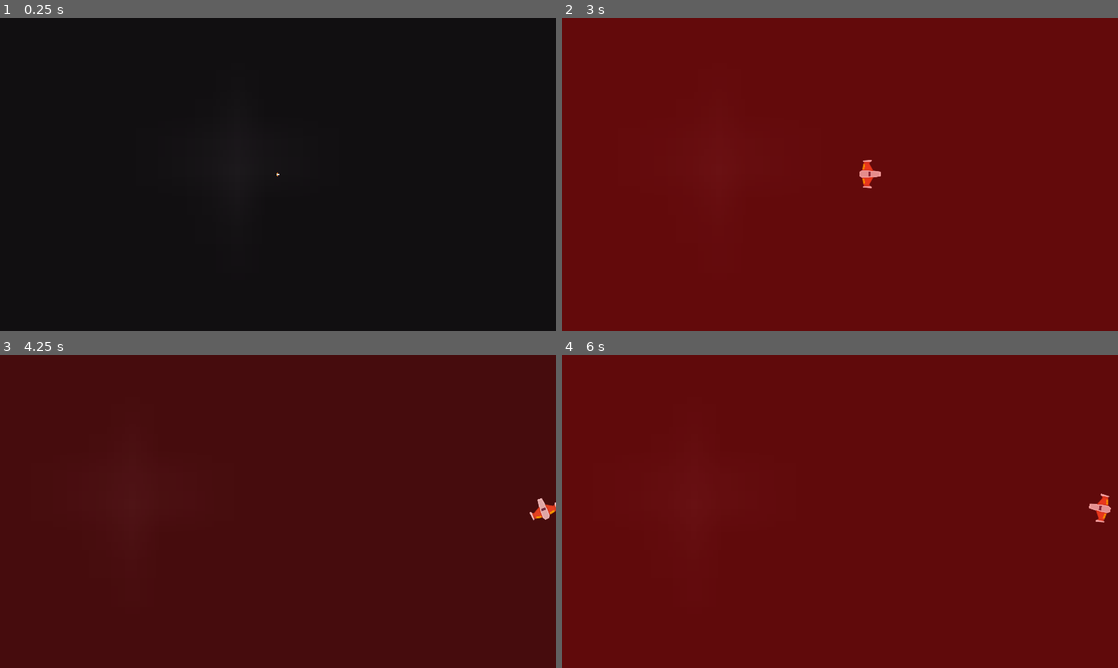
Above: before the commit, frames 1-4 (two rows, left to right).
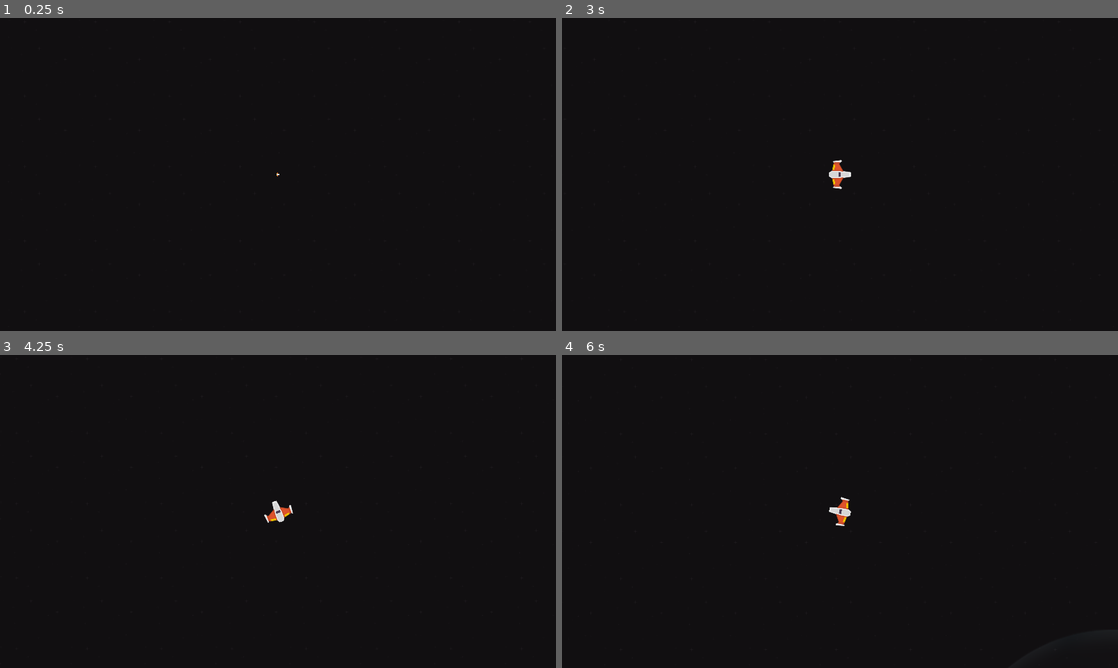
Above: after the commit, the same moments.

Repository: Csosafloriani/Meteorito
Game: Godot game, scene res://Juego/Niveles/NivelTest.tscn
The game is run twice, just before and just after one commit, with the same random seed, the same clock (stepped at 60 frames per second) and the same inputs.
Inputs (mouse positions are in pixels of both pictures, inside the frame that each line leads up to):
- Up to frame 1 (0.25 s): no input
- Up to frame 2 (3 s): tap Enter at 0.5 s; move the mouse to (962, 158) at 0.52 s; press the mouse at (962, 158) at 0.53 s; hold Up (mover_adelante) 0.53-1.28 s; move the mouse to (728, 190) at 1.27 s; release the mouse at (728, 190) at 1.28 s; right-click (728, 190) at 1.35 s; tap Space at 2 s; move the mouse to (895, 105) at 2.02 s; hold S (mover_atrás) 2.03-2.78 s; hold Up (mover_adelante) from 2.03 s (still down); move the mouse to (812, 237) at 2.77 s; tap R (recarga_laser) at 2.85 s
- Up to frame 3 (4.25 s): move the mouse to (444, 558) at 3.52 s; release Up (mover_adelante) at 3.53 s; hold A (rotar_antihorario) from 3.53 s (still down)
- Up to frame 4 (6 s): move the mouse to (673, 464) at 4.27 s; release A (rotar_antihorario) at 4.28 s; tap D (rotar_horario) at 4.35 s; move the mouse to (867, 511) at 5.02 s; hold Mouse wheel up (zoom_acercar) 5.03-5.78 s; tap Enter at 5.75 s; move the mouse to (756, 433) at 5.77 s; hold Up (mover_adelante) from 5.78 s (still down); tap Mouse wheel down (zoom_alejar) at 5.85 s

The runs differ from the first frame. In frame 2, 100% of the frame differs, in the area x 0-100%, y 0-100%; in frame 3, 100%; in frame 4, 100%.

Commit message:
Pulido
optimizacion fondo y explosiones de meteoritos

Diff:
--- a/Juego/Autoload/Eventos.gd
+++ b/Juego/Autoload/Eventos.gd
@@ -1,7 +1,7 @@
 extends Node
 
 signal disparo(proyectil)
-signal nave_destruida(posicion, explosiones)
+signal nave_destruida(nave, posicion, explosiones)
 signal spawn_meteorito(posicion, direccion, tamanio)
 signal destruccion_meteorito(posicion)
 signal nave_en_sector_peligro(centro_camara, tipo_peligro, num_peligros)
--- a/Juego/Explosiones/ExplosionMeteorito.gd
+++ b/Juego/Explosiones/ExplosionMeteorito.gd
@@ -2,9 +2,19 @@
 class_name ExplosionMeteorito
 extends Node2D
 
+# Metodos
+func _ready():
+	$AnimationPlayer.play(elegir_explosion_aleatoria())
+
+# Metodos custom
+func elegir_explosion_aleatoria() -> String:
+	randomize()
+	var num_anim:int = $AnimationPlayer.get_animation_list().size() -1
+	var indice_anim_aleatoria:int = randi() % num_anim +1
+	var lista_animacion:Array = $AnimationPlayer.get_animation_list()
+
+	return lista_animacion[indice_anim_aleatoria]
 
 
-
-# warning-ignore:unused_argument
-func _on_AnimationPlayer_animation_finished(anim_name: String) -> void:
+func _on_AnimationPlayer_animation_finished(_anim_name: String) -> void:
 	queue_free()
--- a/Juego/Naves/Player/Player.gd
+++ b/Juego/Naves/Player/Player.gd
@@ -91,7 +91,7 @@
 			canion.set_puede_disparar(false)
 
 			#explotar
-			Eventos.emit_signal("nave_destruida", global_position, 3)
+			Eventos.emit_signal("nave_destruida", self, global_position, 3)
 			queue_free()
 		_:
 			printerr("Error de estado")
--- a/Juego/Niveles/Nivel.gd
+++ b/Juego/Niveles/Nivel.gd
@@ -25,6 +25,12 @@
 	crear_contenedores()
 
 ## Metodos custom
+func crear_posicion_aleatoria(rango_horizontal:float, rango_vertical:float) -> Vector2:
+	randomize()
+	var rand_x = rand_range(-rango_horizontal, rango_horizontal)
+	var rand_y = rand_range(-rango_vertical, rango_vertical)
+
+	return Vector2 (rand_x, rand_y)
 
 func conectar_seniales() -> void:
 	Eventos.connect("disparo", self, "_on_disparo")
@@ -102,12 +108,6 @@
 
 	controlar_meteoritos_restantes()
 
-func _on_nave_destruida(posicion: Vector2, num_explosiones) -> void:
-	for _i in range(num_explosiones):
-		var new_explosion:Node2D = explosion.instance()
-		new_explosion.global_position = posicion
-		add_child(new_explosion)
-		yield(get_tree().create_timer(0.3), "timeout")
 
 func crear_contenedores() -> void:
 	contenedor_proyectiles = Node.new()
@@ -124,6 +124,21 @@
 func _on_disparo(proyectil:Proyectil) -> void:
 	contenedor_proyectiles.add_child(proyectil)
 
+func _on_nave_destruida(nave:Player, posicion: Vector2, num_explosiones) -> void:
+	if nave is Player:
+		transicion_camaras(
+			posicion,
+			posicion + crear_posicion_aleatoria(-200.0, 200.0),
+			camara_nivel,
+			tiempo_transicion_camara
+		)
+
+	for _i in range(num_explosiones):
+		var new_explosion:Node2D = explosion.instance()
+		new_explosion.global_position = posicion + crear_posicion_aleatoria(100.0, 50.0)
+		add_child(new_explosion)
+		yield(get_tree().create_timer(0.6), "timeout")
+
 func _on_spawn_meteoritos(pos_spawn: Vector2, dir_meteorito: Vector2, tamanio:float):
 	var new_meteorito:Meteorito = meteorito.instance()
 	new_meteorito.crear(
--- a/Juego/Niveles/NivelTest.tscn
+++ b/Juego/Niveles/NivelTest.tscn
@@ -19,24 +19,24 @@
 explosion_meteorito = ExtResource( 8 )
 sector_meteoritos = ExtResource( 7 )
 
+[node name="TriggersLluviaMeteoritos" type="Node" parent="."]
+
+[node name="SectorDePeligro" parent="TriggersLluviaMeteoritos" instance=ExtResource( 5 )]
+position = Vector2( 1816, 1313 )
+tipo_peligro = "Meteorito"
+numero_peligros = 12
+
+[node name="ContenedorEstaciones" type="Node" parent="."]
+
+[node name="EstacionRecarga" parent="ContenedorEstaciones" instance=ExtResource( 11 )]
+position = Vector2( 3241, 1075 )
+
 [node name="Player" parent="." instance=ExtResource( 1 )]
-position = Vector2( 960, 545 )
+position = Vector2( 624, 102 )
 potencia_rotacion = 200
 
 [node name="WorldEnvironment" type="WorldEnvironment" parent="."]
 environment = ExtResource( 3 )
-
-[node name="Negro" type="Sprite" parent="."]
-position = Vector2( 971, 485 )
-scale = Vector2( 100, 100 )
-texture = ExtResource( 9 )
-
-[node name="TriggersLluviaMeteoritos" type="Node" parent="."]
-
-[node name="SectorDePeligro" parent="TriggersLluviaMeteoritos" instance=ExtResource( 5 )]
-position = Vector2( 1324, 554 )
-tipo_peligro = "Meteorito"
-numero_peligros = 12
 
 [node name="CamaraNivel" type="Camera2D" parent="."]
 script = ExtResource( 10 )
@@ -45,7 +45,71 @@
 
 [node name="TweenCamara" type="Tween" parent="."]
 
-[node name="EstacionRecarga" parent="." instance=ExtResource( 11 )]
-position = Vector2( -791, 1203 )
+[node name="ParallaxBackground" type="ParallaxBackground" parent="."]
+offset = Vector2( 500, 500 )
+transform = Transform2D( 1, 0, 0, 1, 500, 500 )
+scroll_ignore_camera_zoom = true
+
+[node name="ParallaxLayer" type="ParallaxLayer" parent="ParallaxBackground"]
+motion_mirroring = Vector2( 256, 256 )
+
+[node name="Sprite" type="Sprite" parent="ParallaxBackground/ParallaxLayer"]
+texture = ExtResource( 9 )
+
+[node name="Sprite2" type="Sprite" parent="ParallaxBackground/ParallaxLayer"]
+position = Vector2( 500, 0 )
+texture = ExtResource( 9 )
+
+[node name="Sprite3" type="Sprite" parent="ParallaxBackground/ParallaxLayer"]
+position = Vector2( 500, 500 )
+texture = ExtResource( 9 )
+
+[node name="Sprite4" type="Sprite" parent="ParallaxBackground/ParallaxLayer"]
+position = Vector2( 0, 500 )
+texture = ExtResource( 9 )
+
+[node name="Sprite5" type="Sprite" parent="ParallaxBackground/ParallaxLayer"]
+position = Vector2( -500, 500 )
+texture = ExtResource( 9 )
+
+[node name="Sprite6" type="Sprite" parent="ParallaxBackground/ParallaxLayer"]
+position = Vector2( -500, 0 )
+texture = ExtResource( 9 )
+
+[node name="Sprite7" type="Sprite" parent="ParallaxBackground/ParallaxLayer"]
+position = Vector2( -500, -500 )
+texture = ExtResource( 9 )
+
+[node name="Sprite8" type="Sprite" parent="ParallaxBackground/ParallaxLayer"]
+position = Vector2( 0, -500 )
+texture = ExtResource( 9 )
+
+[node name="Sprite9" type="Sprite" parent="ParallaxBackground/ParallaxLayer"]
+position = Vector2( 500, -500 )
+texture = ExtResource( 9 )
+
+[node name="Sprite10" type="Sprite" parent="ParallaxBackground/ParallaxLayer"]
+position = Vector2( 1000, -500 )
+texture = ExtResource( 9 )
+
+[node name="Sprite11" type="Sprite" parent="ParallaxBackground/ParallaxLayer"]
+position = Vector2( 1000, 0 )
+texture = ExtResource( 9 )
+
+[node name="Sprite12" type="Sprite" parent="ParallaxBackground/ParallaxLayer"]
+position = Vector2( 1000, 500 )
+texture = ExtResource( 9 )
+
+[node name="Sprite13" type="Sprite" parent="ParallaxBackground/ParallaxLayer"]
+position = Vector2( 1500, -500 )
+texture = ExtResource( 9 )
+
+[node name="Sprite14" type="Sprite" parent="ParallaxBackground/ParallaxLayer"]
+position = Vector2( 1500, 0 )
+texture = ExtResource( 9 )
+
+[node name="Sprite15" type="Sprite" parent="ParallaxBackground/ParallaxLayer"]
+position = Vector2( 1500, 500 )
+texture = ExtResource( 9 )
 
 [connection signal="tween_completed" from="TweenCamara" to="." method="_on_TweenCamara_tween_completed"]
